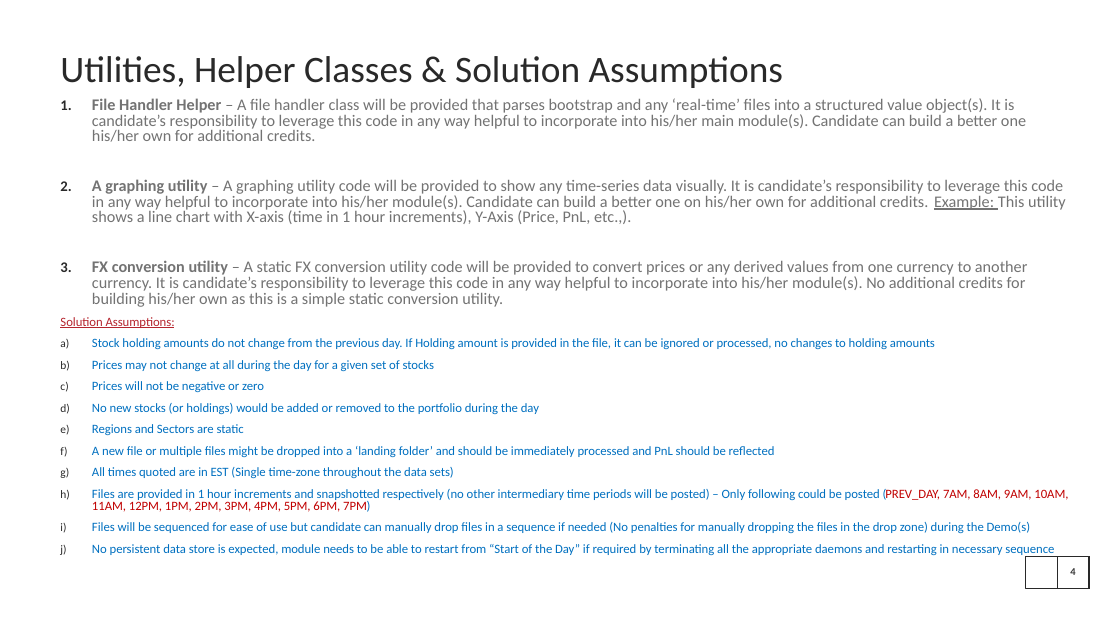
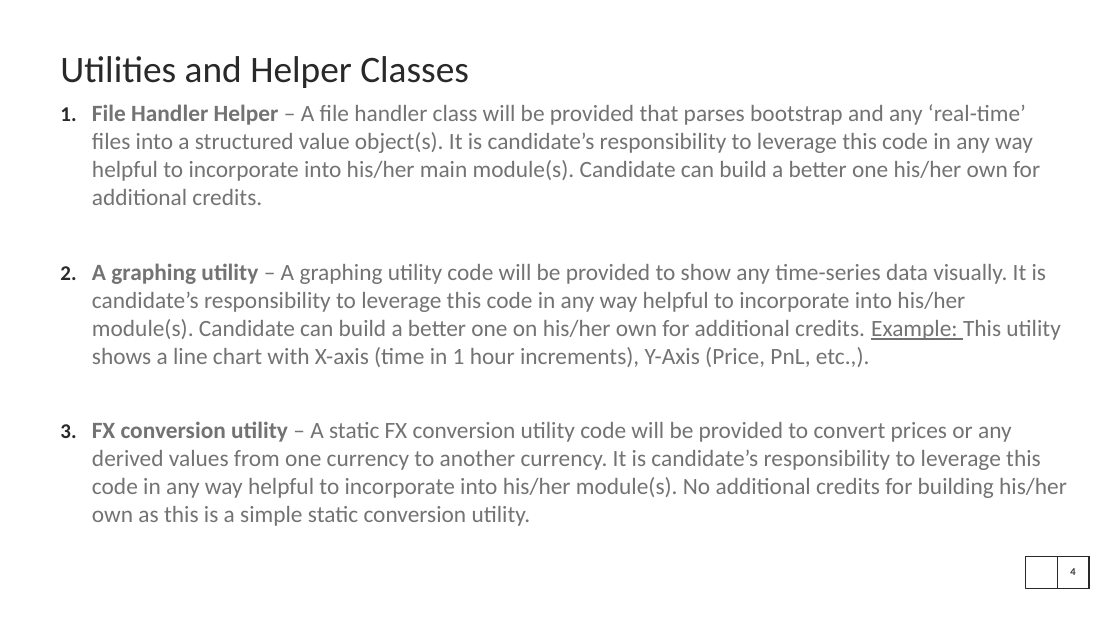
Before and after one commit to skandula76/PS_NY_Fall2018_CoreJavaHack, a slide deck: slide 4 of Java_Hack_2018_Nov.pptx. Drawn at 1120x630 pixels with LibreOffice and Linux fonts; fonts in the diff are those of the drawing; background and template pictures are left out. Boxes give left, top, right and bottom in pixels: in the first picture for what was removed or moved away, otherwise in the second. Text is boxed around its words. In the diff, an @@ line names an element or a change of style, - is before the commit and + after.

```diff
--- a/Java_Hack_2018_Nov.pptx
+++ b/Java_Hack_2018_Nov.pptx
@@ title at <box>60,56,469,88</box>: text changed @@
-Utilities, Helper Classes & Solution Assumptions
+Utilities and Helper Classes
@@ text "File Handler Helper – A ..." at <box>92,104,1067,526</box>: size 13.9 to 20 pt; line spacing 0.8 to 1 @@
@@ text at <box>60,317,1068,557</box>: paragraphs removed @@
-Solution Assumptions:
-a) Stock holding amounts do not change from the previous day. If Holding amount is provided in the file, it can be ignored or processed, no changes to holding amounts
-b) Prices may not change at all during the day for a given set of stocks
-c) Prices will not be negative or zero
-d) No new stocks (or holdings) would be added or removed to the portfolio during the day
-e) Regions and Sectors are static
-f) A new file or multiple files might be dropped into a ‘landing folder’ and should be immediately processed and PnL should be reflected
-g) All times quoted are in EST (Single time-zone throughout the data sets)
-h) Files are provided in 1 hour increments and snapshotted respectively (no other intermediary time periods will be posted) – Only following could be posted (PREV_DAY, 7AM, 8AM, 9AM, 10AM, 11AM, 12PM, 1PM, 2PM, 3PM, 4PM, 5PM, 6PM, 7PM)
-i) Files will be sequenced for ease of use but candidate can manually drop files in a sequence if needed (No penalties for manually dropping the files in the drop zone) during the Demo(s)
-j) No persistent data store is expected, module needs to be able to restart from “Start of the Day” if required by terminating all the appropriate daemons and restarting in necessary sequence
```
Also in this commit, not shown: 2 other slides changed, 2 slides added, 1 other file.
